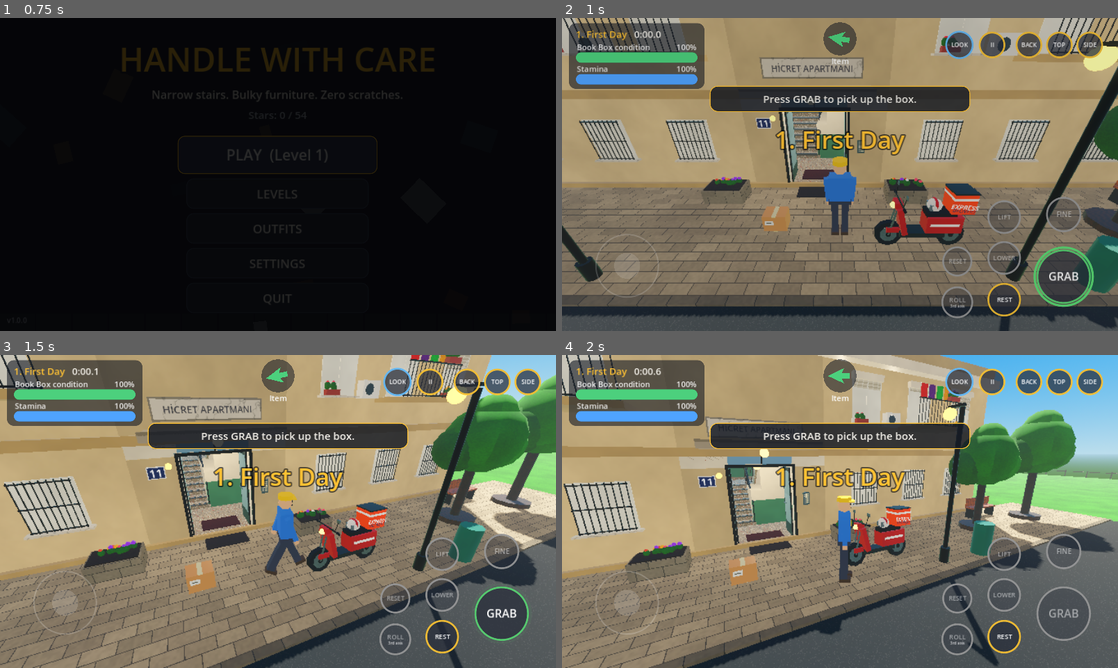
Above: before the commit, frames 1-4 (two rows, left to right).
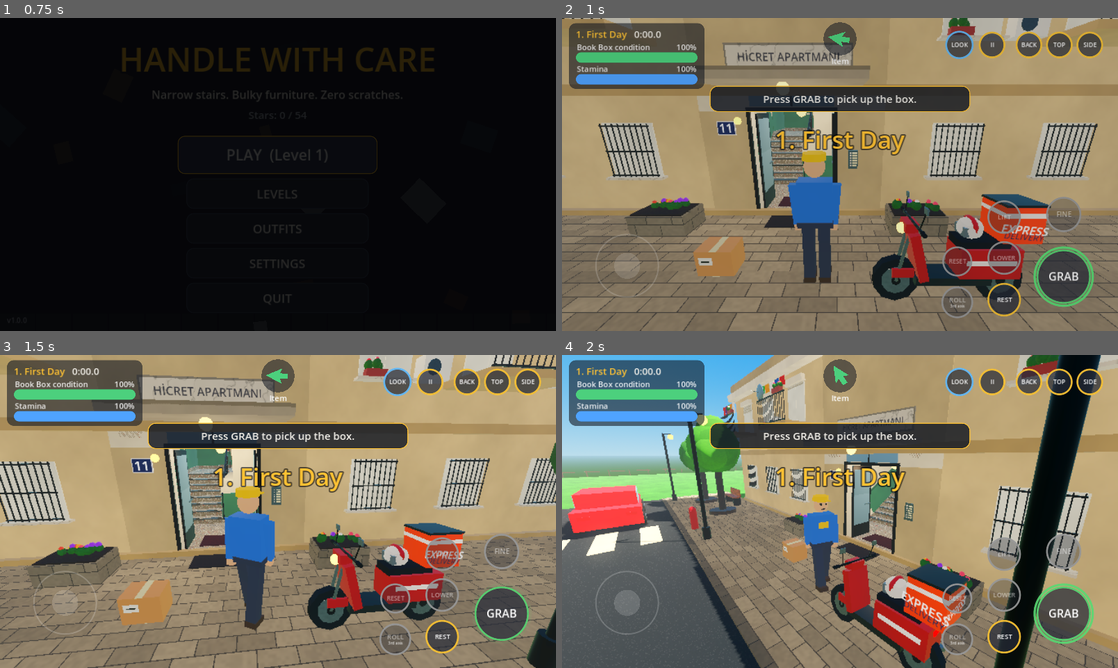
Above: after the commit, the same moments.

Repository: samildgan-beep/osman
Game: Godot game, scene res://scenes/main.tscn
The game is run twice, just before and just after one commit, with the same random seed, the same clock (stepped at 60 frames per second) and the same inputs.
Inputs (mouse positions are in pixels of both pictures, inside the frame that each line leads up to):
- Up to frame 1 (0.75 s): click "PLAY (Level 1)" at 0.5 s
- Up to frame 2 (1 s): no input
- Up to frame 3 (1.5 s): move the mouse to (400, 495) at 1.27 s; hold D (move_right) from 1.28 s (still down); tap 1 (cam_back) at 1.35 s; click (400, 495) at 1.42 s
- Up to frame 4 (2 s): keep holding D (move_right); tap 3 (cam_side) at 1.55 s

Frame 1 is identical in both runs. In frame 2, 51% of the frame differs, in the area x 0-100%, y 0-100%; in frame 3, 56%; in frame 4, 79%.

Commit message:
Ana kamera: karaktere bağlı, duvarlarla sınırlı omuz üstü takip kamerası; joystick sağ/sol ile yerinde kontrollü dönüş; yakın kamerada karakter saydamlaşır
Co-Authored-By: Claude Opus 5.5 <noreply@anthropic.com>
Claude-Session: https://claude.ai/code/session_01GwPHjynzYff5VSAKz4kzay

Diff:
--- a/data/levels.json
+++ b/data/levels.json
@@ -21,7 +21,7 @@
 			"room": {"width": 4.0, "depth": 4.0, "door": [1.2, 2.1]},
 			"obstacles": [{"type": "lamp", "at": "hall"}, {"type": "plant", "at": "landing", "floor": 1, "side": 1}],
 			"par_time": 65,
-			"tips": ["When the box gets close to a wall, that edge glows yellow.", "Push the joystick gently to walk slowly."]
+			"tips": ["When the box gets close to a wall, that edge glows yellow.", "Push the joystick gently to walk or turn slowly."]
 		},
 		{
 			"id": 3, "name": "Handle With Care", "building": "turkish", "subtitle": "Carry the TV into the living room.",
--- a/scripts/autoload/config.gd
+++ b/scripts/autoload/config.gd
@@ -13,8 +13,8 @@
 const WALK_SPEED := 3.4             # m/s, elinde eşya yokken
 const ACCELERATION := 14.0          # m/s²
 const DECELERATION := 18.0
-const TURN_SPEED := 9.0             # rad/s, karakterin yöne dönmesi
-const CARRY_TURN_SPEED := 3.2       # eşya taşırken daha yavaş döner
+const TURN_RATE := 2.6             # rad/s, joystick sağ/sol ile yerinde dönüş hızı
+const TURN_RATE_CARRY := 1.3       # eşya taşırken daha yavaş, kontrollü döner
 const STAIR_SPEED_MULT := 0.68      # merdivende ek yavaşlama
 const BACK_CARRY_SPEED_MULT := 0.85 # sırtta taşırken
 const MIN_CARRY_SPEED_MULT := 0.32  # en ağır eşyada bile en az bu kadar hız
@@ -74,10 +74,14 @@
 const FLASH_TIME := 0.25
 
 # --- Kamera ---
-const CAM_DIST_DEFAULT := 4.6
-const CAM_DIST_MIN := 1.6
+const CAM_DIST_DEFAULT := 2.9        # karakterin arkasında, omuz üstü takip kamerası
+const CAM_DIST_MIN := 1.2
 const CAM_DIST_MAX := 9.0
-const CAM_PITCH_DEFAULT := -28.0
+const CAM_PITCH_DEFAULT := -16.0
+const CAM_PIVOT_HEIGHT := 1.6        # kameranın baktığı nokta (ayaktan)
+const CAM_SHOULDER_OFFSET := 0.38    # omuz üstü kamera: bakış noktasının sağa kayması (m)
+const CAM_FOLLOW_RATE := 5.0         # kameranın karakterin arkasına dönme hızı
+const CAM_RECENTER_DELAY := 1.8      # elle döndürmeden sonra arkaya dönmeden önce bekleme (sn)
 const CAM_PITCH_MIN := -86.0
 const CAM_PITCH_MAX := 35.0          # normal modda yukarı bakış sınırı
 const CAM_FREE_PITCH_MAX := 70.0     # serbest bakışta yukarı bakış sınırı
--- a/scripts/game/camera_rig.gd
+++ b/scripts/game/camera_rig.gd
@@ -32,6 +32,9 @@
 var bounds := AABB(Vector3(-16, -0.5, -16), Vector3(32, 30, 40))   # Game sahneye göre ayarlar
 var _free_pivot := Vector3.ZERO
 var _return_time := 0.0
+# Karaktere bağlı takip: kamera karakterin arkasında kalır; elle çevrilince bir süre sonra geri döner
+var yaw_offset := 0.0
+var _orbit_hold := 0.0
 
 
 func setup(player: Player) -> void:
@@ -43,7 +46,7 @@
 	add_child(camera)
 	camera.make_current()
 	yaw = player.get_yaw()
-	_pivot = player.global_position + Vector3(0, 1.55, 0)
+	_pivot = player.global_position + Vector3(0, Config.CAM_PIVOT_HEIGHT, 0)
 	_excluded = [player.get_rid()]
 
 
@@ -57,6 +60,8 @@
 		return
 	var sens := float(GameState.get_setting("camera_sensitivity")) * Config.CAM_ORBIT_DEG_PER_PIXEL
 	yaw -= deg_to_rad(px.x * sens)
+	yaw_offset = wrapf(yaw_offset - deg_to_rad(px.x * sens), -PI, PI)
+	_orbit_hold = Config.CAM_RECENTER_DELAY
 	var max_p := Config.CAM_FREE_PITCH_MAX if free_look else Config.CAM_PITCH_MAX
 	pitch = clampf(pitch - deg_to_rad(px.y * sens), deg_to_rad(Config.CAM_PITCH_MIN), deg_to_rad(max_p))
 	_anim_active = false
@@ -75,7 +80,7 @@
 	var py := target.get_yaw()
 	match view:
 		"back":
-			_start_anim(py, deg_to_rad(-24.0), Config.CAM_DIST_DEFAULT)
+			_start_anim(py, deg_to_rad(Config.CAM_PITCH_DEFAULT), Config.CAM_DIST_DEFAULT)
 		"top":
 			_start_anim(py, deg_to_rad(-82.0), 7.5)
 		"side":
@@ -133,7 +138,7 @@
 ## Kameranın odaklandığı nokta (serbest bakışta kaydırılan nokta, değilse karakter).
 func focus_point() -> Vector3:
 	if free_look:
-		return _free_pivot - Vector3(0, 1.55, 0)
+		return _free_pivot - Vector3(0, Config.CAM_PIVOT_HEIGHT, 0)
 	return target.global_position
 
 
@@ -151,7 +156,30 @@
 		dist = lerpf(dist, _anim_dist, k)
 		if absf(yaw - _anim_yaw) < 0.002 and absf(pitch - _anim_pitch) < 0.002 and absf(dist - _anim_dist) < 0.01:
 			_anim_active = false
-	var desired_pivot := _free_pivot if free_look else target.global_position + Vector3(0, 1.55, 0)
+		# Animasyon bitince takip bu açıyla sürsün
+		yaw_offset = wrapf(yaw - target.get_yaw(), -PI, PI)
+		_orbit_hold = Config.CAM_RECENTER_DELAY
+	elif not free_look:
+		# Takip: kamera karakterin arkasında (+ elle verilen sapma). Sapma bir süre sonra sıfırlanır.
+		if _orbit_hold > 0.0:
+			_orbit_hold -= delta
+		else:
+			yaw_offset = lerpf(yaw_offset, 0.0, 1.0 - exp(-1.6 * delta))
+		var want := target.get_yaw() + yaw_offset
+		yaw = lerp_angle(yaw, want, 1.0 - exp(-Config.CAM_FOLLOW_RATE * delta))
+	var desired_pivot := _free_pivot if free_look else target.global_position + Vector3(0, Config.CAM_PIVOT_HEIGHT, 0)
+	if not free_look:
+		# Omuz üstü: bakış noktası karakterin biraz sağında, böylece önü görünür.
+		# Sağda duvar varsa kaydırma kısalır (kamera duvara girmesin).
+		var head := desired_pivot
+		var right := Vector3(cos(yaw), 0.0, -sin(yaw))
+		var off := right * Config.CAM_SHOULDER_OFFSET
+		var space0 := get_world_3d().direct_space_state
+		var q0 := PhysicsRayQueryParameters3D.create(head, head + off * 1.3, Config.LAYER_WORLD, _excluded)
+		var hit0 := space0.intersect_ray(q0)
+		if not hit0.is_empty():
+			off = off * clampf((head.distance_to(hit0.position) - 0.15) / (Config.CAM_SHOULDER_OFFSET * 1.3), 0.0, 1.0)
+		desired_pivot = head + off
 	var smooth := Config.CAM_SMOOTH
 	if free_look:
 		smooth = 14.0
@@ -164,9 +192,10 @@
 
 	# Kesit: bina içinde veya üstten görünümde, oyuncunun başının üstündeki her şey gizlenir.
 	# Tavanlar ayrı (yarı saydam) çizilir; yalnızca bulunulan katınki görünür.
+	# Duvar kesme yalnızca üstten görünümde ve serbest kamerada; normal kamera duvarlarla sınırlıdır.
 	var top := is_top_view()
-	var cut := top or indoor
-	var feet := _pivot.y - 1.55 if (free_look or _return_time > 0.0) else target.global_position.y
+	var cut := top or (indoor and free_look)
+	var feet := _pivot.y - Config.CAM_PIVOT_HEIGHT if (free_look or _return_time > 0.0) else target.global_position.y
 	var cut_h := feet + (Config.CAM_TOP_CUT if top else Config.CAM_INDOOR_CUT)
 	if cut:
 		RenderingServer.global_shader_parameter_set("cut_height", cut_h)
@@ -177,10 +206,16 @@
 	_cut_active = cut
 	current_cut = cut_h if cut else INF
 
-	var rot := Basis.from_euler(Vector3(pitch, yaw, 0.0))
+	# Sırtta büyük eşya varken kamera biraz yükselip üstünden bakar
+	var p_eff := pitch
+	var d_eff := dist
+	if narrow_view and not free_look and not top:
+		p_eff = minf(pitch, deg_to_rad(-34.0))
+		d_eff = dist + 0.5
+	var rot := Basis.from_euler(Vector3(p_eff, yaw, 0.0))
 	var dir := rot * Vector3(0, 0, 1)
 	# Serbest bakışta kamera duvarlara takılmaz (her yere gidebilir)
-	var allowed := dist if free_look else _ray_distance(_pivot, dir, dist, cut, cut_h)
+	var allowed := d_eff if free_look else _ray_distance(_pivot, dir, d_eff, cut, cut_h)
 	# Yaklaşırken hızlı, uzaklaşırken yumuşak
 	if allowed < _cur_dist:
 		_cur_dist = lerpf(_cur_dist, allowed, 1.0 - exp(-25.0 * delta))
@@ -200,9 +235,10 @@
 		camera.look_at(_pivot, Vector3.UP)
 	camera.fov = lerpf(camera.fov, 58.0 if narrow_view else fov_target, 1.0 - exp(-3.0 * delta))
 	if target.visual != null:
-		# Kamera karaktere çok yaklaşınca (dar yerler) görüşü kapatmasın
-		target.visual.set_head_visible(free_look or _cur_dist > 0.9)
-		target.visual.visible = free_look or _cur_dist > 0.6
+		# Kamera karaktere çok yaklaşınca (dar yerler) karakter saydamlaşır, görüşü kapatmaz
+		target.visual.set_head_visible(free_look or _cur_dist > 0.7)
+		target.visual.visible = free_look or _cur_dist > 0.45
+		target.visual.set_fade(1.0 if free_look else clampf((_cur_dist - 0.6) / 1.0, 0.3, 1.0))
 
 
 ## Pivottan kamera yönüne en fazla ne kadar gidilebilir (duvar çarpışması).
--- a/scripts/game/game.gd
+++ b/scripts/game/game.gd
@@ -564,7 +564,7 @@
 
 func _setup_tutorial() -> void:
 	_tutorial = [
-		{"t": "Touch and drag on the left side: use the joystick to walk to the box.", "hl": "", "done": func() -> bool: return player._can_pick() or player.is_holding()},
+		{"t": "Joystick on the left: push up to walk, left/right to turn on the spot. Walk to the box.", "hl": "", "done": func() -> bool: return player._can_pick() or player.is_holding()},
 		{"t": "Press GRAB to pick up the box.", "hl": "interact", "done": func() -> bool: return player.is_holding()},
 		{"t": "Swipe with one finger on the right side to rotate the box. ROLL unlocks the third axis.", "hl": "", "done": func() -> bool: return player.carry.rotated_total_deg > 60.0, "timeout": 12.0},
 		{"t": "Use LIFT / LOWER to raise or lower it. Hold FINE to rotate slowly.", "hl": "lift_up", "done": func() -> bool: return player.carry.lift_used, "timeout": 10.0},
--- a/scripts/game/player.gd
+++ b/scripts/game/player.gd
@@ -32,6 +32,7 @@
 var _prompt_enabled := false
 var _tired_sound_cd := 0.0
 var _speed_now := 0.0
+var _turn_input := 0.0
 
 
 func _ready() -> void:
@@ -123,13 +124,24 @@
 
 
 func _locomotion(delta: float) -> void:
+	# Karaktere bağlı kontrol: joystick yukarı/aşağı ileri-geri yürür,
+	# sağ/sol karakteri olduğu yerde kontrollü bir hızla döndürür (kamera arkasından takip eder).
 	var mv := input.move.limit_length(1.0)
-	var fwd := Vector3(-sin(camera_yaw), 0.0, -cos(camera_yaw))
-	var right := Vector3(cos(camera_yaw), 0.0, -sin(camera_yaw))
-	var wish := right * mv.x + fwd * mv.y
-	var mag := minf(1.0, wish.length())
-	var dir := wish.normalized() if mag > 0.05 else Vector3.ZERO
 	var holding := carry.is_holding()
+	_turn_input = 0.0
+	if absf(mv.x) > 0.08:
+		var rate := Config.TURN_RATE_CARRY if holding else Config.TURN_RATE
+		if input.precise:
+			rate *= 0.35
+		# Joystick ucunda daha hızlı, az itince yavaş (ince ayar)
+		var amt := signf(mv.x) * pow(absf(mv.x), 1.6)
+		_yaw = wrapf(_yaw - amt * rate * delta, -PI, PI)
+		global_basis = Basis(Vector3.UP, _yaw)
+		_turn_input = absf(amt)
+		resting = false
+	var fwd_axis := Vector3(-sin(_yaw), 0.0, -cos(_yaw))
+	var mag := absf(mv.y) if absf(mv.y) > 0.08 else 0.0
+	var dir := fwd_axis * signf(mv.y) if mag > 0.0 else Vector3.ZERO
 	on_stairs = is_on_floor() and get_floor_normal().y < 0.97
 
 	var speed := Config.WALK_SPEED
@@ -144,18 +156,12 @@
 	walking_backward = false
 	if dir != Vector3.ZERO:
 		resting = false
-		var target_yaw := atan2(-dir.x, -dir.z)
-		var diff := wrapf(target_yaw - _yaw, -PI, PI)
-		if holding and absf(diff) > deg_to_rad(110.0):
-			# Eşyayla geri geri yürü (dönmeden).
+		if mv.y < 0.0:
+			# Geri geri yürü (dönmeden)
 			walking_backward = true
-			speed *= 0.7
-		else:
-			var ts := Config.CARRY_TURN_SPEED if holding else Config.TURN_SPEED
-			_yaw = wrapf(_yaw + clampf(diff, -ts * delta, ts * delta), -PI, PI)
-			if holding:
-				speed *= lerpf(1.0, 0.3, clampf(absf(diff) / (PI * 0.5), 0.0, 1.0))
-		global_basis = Basis(Vector3.UP, _yaw)
+			speed *= 0.6
+		# Dönerken yürüyüş biraz yavaşlar (eşyayla daha çok)
+		speed *= lerpf(1.0, 0.55 if holding else 0.8, clampf(_turn_input, 0.0, 1.0))
 
 	var target_vel := dir * speed * mag
 	var hv := Vector3(velocity.x, 0.0, velocity.z)
@@ -309,7 +315,7 @@
 	else:
 		visual.set_grips(Vector3.ZERO, Vector3.ZERO, false)
 	visual.update_anim(delta, {
-		"speed": _speed_now if not frozen else 0.0,
+		"speed": maxf(_speed_now, _turn_input * 0.9) if not frozen else 0.0,
 		"holding": holding,
 		"back": holding and level_item != null and level_item.is_back_carry(),
 		"resting": resting and not holding,
--- a/scripts/game/player_visual.gd
+++ b/scripts/game/player_visual.gd
@@ -281,6 +281,23 @@
 	arm.scale = Vector3(1.0, clampf(dist / ARM_LEN, 0.7, 1.45), 1.0)
 
 
+## Kamera çok yakınken karakteri yarı saydam yap (1 = tam opak).
+var _fade := 1.0
+func set_fade(a: float) -> void:
+	a = clampf(a, 0.0, 1.0)
+	if absf(a - _fade) < 0.02:
+		return
+	_fade = a
+	for k in _mats:
+		var m: StandardMaterial3D = _mats[k]
+		if a >= 0.99:
+			m.transparency = BaseMaterial3D.TRANSPARENCY_DISABLED
+			m.albedo_color.a = 1.0
+		else:
+			m.transparency = BaseMaterial3D.TRANSPARENCY_ALPHA
+			m.albedo_color.a = a
+
+
 func set_head_visible(v: bool) -> void:
 	if _head != null:
 		_head.visible = v
--- a/scripts/ui/settings_panel.gd
+++ b/scripts/ui/settings_panel.gd
@@ -29,7 +29,7 @@
 	_toggle(list, "Show guide arrow", "show_guide")
 	_toggle(list, "Left-handed mode (swap controls)", "left_handed")
 
-	var help := UITheme.label("Keyboard: WASD walk · J/L I/K U/O rotate · Q/E lower/lift · Shift fine · Space grab/drop · R rest · T reset · 1/2/3 camera · Esc pause", 18, UITheme.MUTED)
+	var help := UITheme.label("Keyboard: W/S walk · A/D turn · J/L I/K U/O rotate · Q/E lower/lift · Shift fine · Space grab/drop · R rest · T reset · 1/2/3 camera · Esc pause", 18, UITheme.MUTED)
 	list.add_child(help)
 
 	_reset_btn = UITheme.button("Reset progress", 360, 60)
--- a/tests/shots.gd
+++ b/tests/shots.gd
@@ -9,11 +9,46 @@
 	if args.size() > 0:
 		out = args[0]
 	DirAccess.make_dir_recursive_absolute(out)
-	await _menu_shots()
-	await _level_shots(1, "l1")
-	await _win_shots(1, "w1")
-	await _level_shots(16, "l16")
+	await _follow_shots(1, "f1")
+	await _follow_shots(14, "f14")
 	get_tree().quit()
+
+
+## Ana (takip) kamerayla gerçek oynanış: eşyayı al, merdivene yürü, çık, sahanlıkta dön.
+func _follow_shots(id: int, tag: String) -> void:
+	var game := Game.new()
+	game.setup(id)
+	add_child(game)
+	await _wait_sec(1.0)
+	await _snap(tag + "_start")
+	var p := game.player
+	var to_item := game.item.global_position - p.global_position
+	to_item.y = 0
+	p.teleport(game.item.global_position - to_item.normalized() * (1.0 + game.item.half.z) + Vector3(0, 0.05 - game.item.global_position.y, 0), atan2(-to_item.x, -to_item.z))
+	await _wait_sec(0.3)
+	game.input.press("interact")
+	await _wait_sec(1.2)
+	await _snap(tag + "_holding")
+	var wps: Array = game.info.waypoints
+	_tp(game, wps[1] + Vector3(0, 0.05, -0.8), PI)
+	await _wait_sec(1.5)
+	await _snap(tag + "_stair_bottom")
+	for i in 120:
+		game.input.move = Vector2(0, 0.8)
+		await get_tree().physics_frame
+	game.input.move = Vector2.ZERO
+	await _wait_sec(0.8)
+	await _snap(tag + "_climbing")
+	_tp(game, wps[2] + Vector3(0, 0.05, 0), PI)
+	await _wait_sec(1.0)
+	for i in 50:
+		game.input.move = Vector2(0.9, 0.0)
+		await get_tree().physics_frame
+	game.input.move = Vector2.ZERO
+	await _wait_sec(0.8)
+	await _snap(tag + "_landing_turn")
+	game.queue_free()
+	await _wait(5)
 
 
 func _menu_shots() -> void:
@@ -106,3 +141,12 @@
 	await _snap(tag + "_landing")
 	game.queue_free()
 	await _wait(5)
+
+
+## Oyuncuyu eşyasıyla birlikte ışınla (eşya geride kalıp düşmesin).
+func _tp(game: Game, pos: Vector3, yaw: float) -> void:
+	game.player.teleport(pos, yaw)
+	if game.player.is_holding():
+		game.player.carry.hold_basis = Basis()
+		game.item.global_transform = game.player.carry.target_transform()
+		game.item.grace = 1.0
